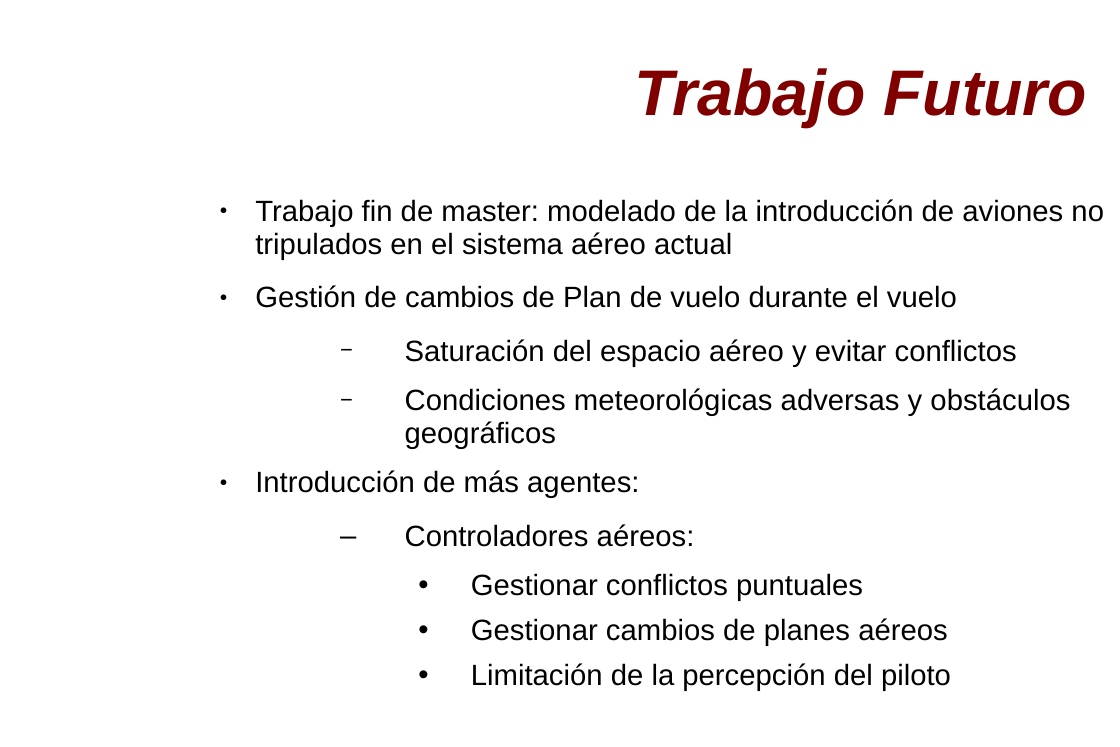
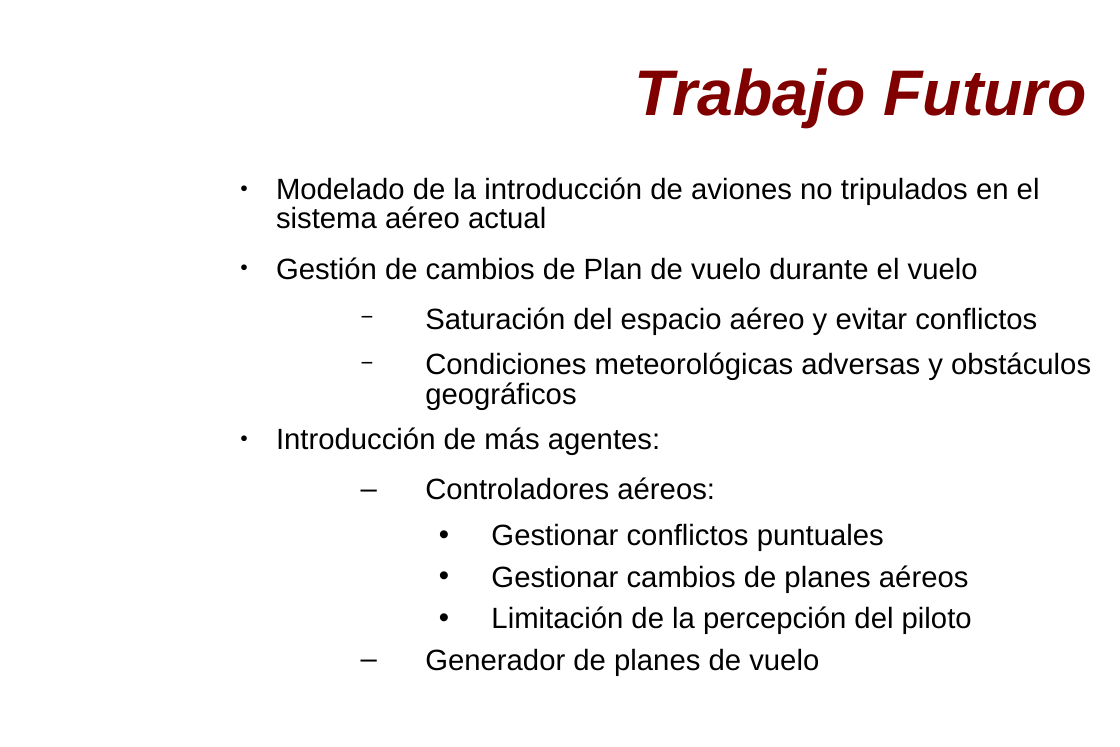
Before and after one commit to OrionGG/masterai, a slide deck: slide 16 of AI/AISubject/presentacion.ppt. Drawn at 1120x747 pixels with LibreOffice and Linux fonts; fonts in the diff are those of the drawing; background and template pictures are left out. Boxes give left, top, right and bottom in pixels: in the first picture for what was removed or moved away, otherwise in the second. Text is boxed around its words. In the diff, an @@ line names an element or a change of style, - is before the commit and + after.

```diff
--- a/AI/AISubject/presentacion.ppt
+++ b/AI/AISubject/presentacion.ppt
@@ text "Modelado de la introducción de ...": place and size @@
-text "Modelado de la introducción de ..." at [255,199,1104,691]
+text "Modelado de la introducción de ..." at [276,177,1091,676]
@@ text at [276,177,1040,229]: text changed @@
-● Trabajo fin de master: modelado de la introducción de aviones no tripulados en el sistema aéreo actual
+● Modelado de la introducción de aviones no tripulados en el sistema aéreo actual
@@ text at [276,257,1091,634]: line spacing 0.93 to 0.83 @@
@@ text at [425,648,819,676]: paragraph added @@
+  – Generador de planes de vuelo
```
Also in this commit, not shown: 5 other slides changed.
